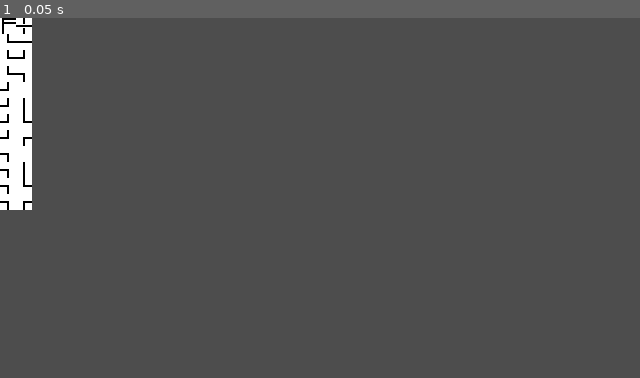
Above: before the commit, frame 1.
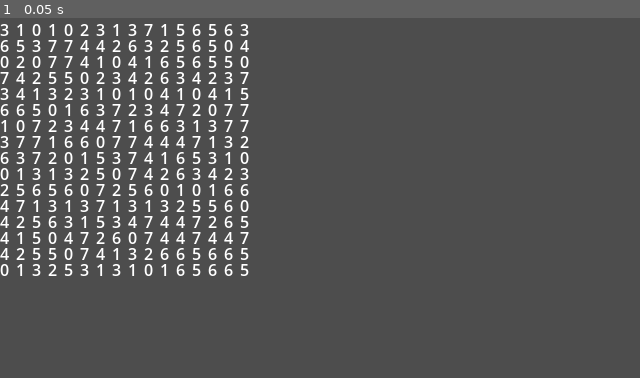
Above: after the commit, the same moment.

Repository: SentientDragon5/CMPM-118-WFC
Game: Godot game, scene res://main.tscn
Same seed, same stepped clock (60 frames per second), same inputs: the game is played once before the commit and once after it.
Inputs:
- Up to frame 1 (0.05 s): no input

The runs differ from the first frame. In frame 1, 7.8% of the frame differs, in the area x 0-39%, y 0-72%.
Error before the commit: Invalid access to property or key '0' on a base object of type 'Nil'. (res://wfc.gd:260)

Commit message:
Rebase worked the first time
I didn't realize the debug tile was breaking things.

Diff:
--- a/wfc/corners_n_crosses_def.gd
+++ b/wfc/corners_n_crosses_def.gd
@@ -8,8 +8,8 @@
 		{"name":"corner", "symmetry":"L", "atlas_coords": Vector2(0, 0)},
 		{"name":"cross", "symmetry":"X", "atlas_coords": Vector2(1, 0)},
 		{"name":"blank", "symmetry":"X", "atlas_coords": Vector2(0, 1)},
-		{"name":"straight", "symmetry":"I", "atlas_coords": Vector2(1,1)},
-		{"name":"Debug", "symmetry":"F", "atlas_coords": Vector2(2,0)}
+		{"name":"straight", "symmetry":"I", "atlas_coords": Vector2(1,1)}
+		#{"name":"Debug", "symmetry":"F", "atlas_coords": Vector2(2,0)}
 	];
 
 	neighbors = [
--- a/wfc/main.tscn
+++ b/wfc/main.tscn
@@ -9,6 +9,7 @@
 
 [node name="TileMapLayer" type="TileMapLayer" parent="."]
 unique_name_in_owner = true
+visible = false
 tile_map_data = PackedByteArray("AAAAAAAAAAAAAAAAAAABAAAAAAABAAAAAAAAAAEAAAAAAAAAAAABAAEAAAABAAEAAGAAAAIAAAAAAAAAAAABAA …(304 unchanged characters)…
 tile_set = ExtResource("1_rbg5h")
 script = ExtResource("2_jy0ux")
--- a/wfc/wfc.gd
+++ b/wfc/wfc.gd
@@ -119,12 +119,12 @@
 			for _t in range(t):
 				if wave[i][_t]:
 					observed[i] = _t;
-					break;
 		return true;
 
 	for _t in range(t):
 		distribution[_t] = weights[_t] if wave[argmin][_t] else 0;
 	var r = randomIndice(distribution, rng);
+	print_debug(r)
 	var w = wave[argmin];
 	for _t in range(t):
 		if w[_t] != (_t==r):
Not shown: 1 places in wfc/main.tscn that only renumber resources
Not shown: 1 places in wfc/tilesets/corners_n_crossings/CCTileset.tres that only renumber resources
